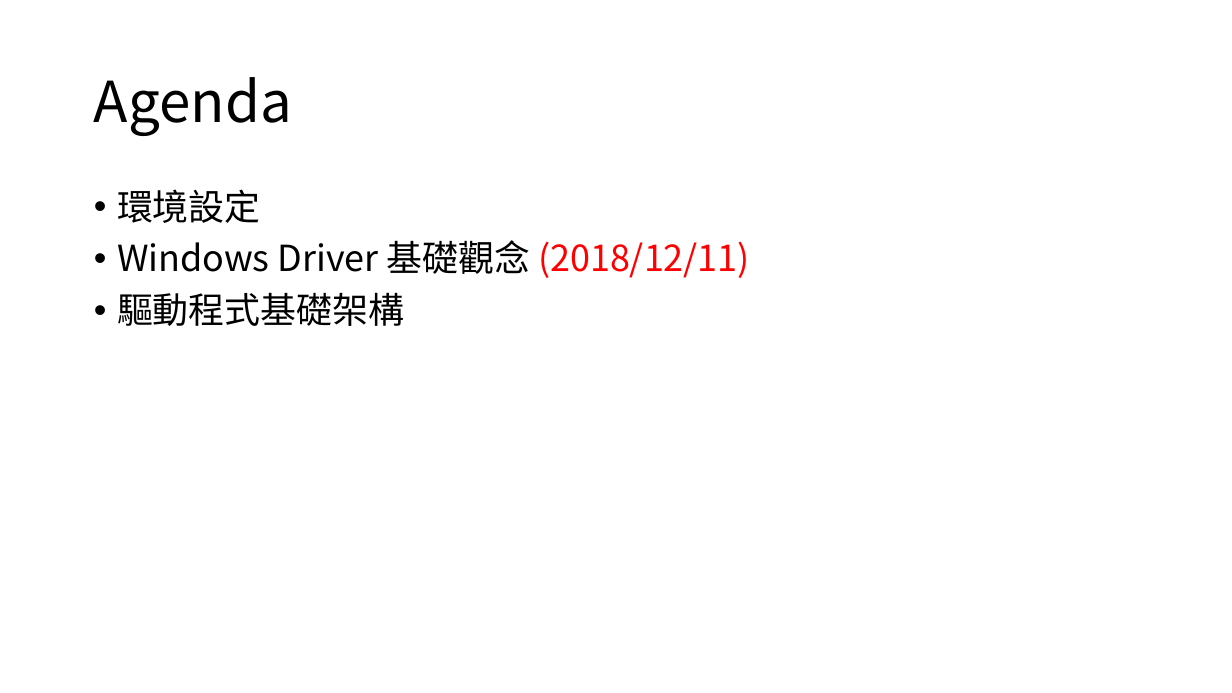
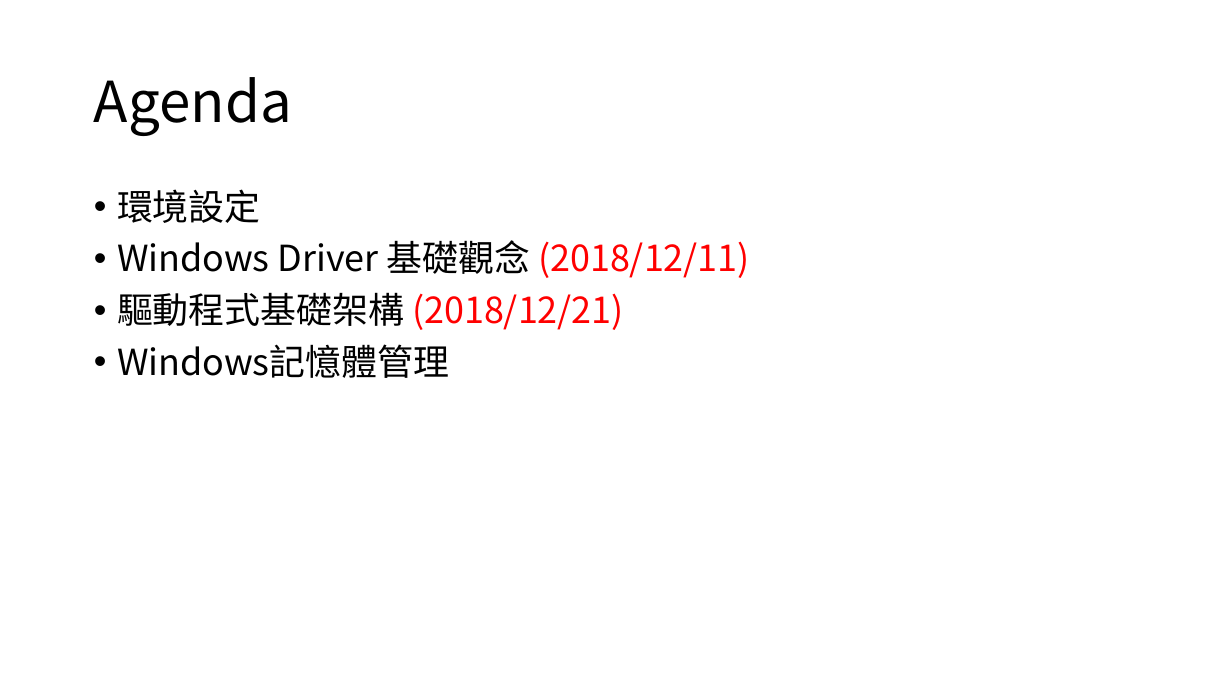
Before and after one commit to 1anhuang/Tutorial, a slide deck: slide 2 of WindowsDriver/Driver(Windows).pptx. Drawn at 1232x693 pixels with LibreOffice and Linux fonts; fonts in the diff are those of the drawing. Boxes give left, top, right and bottom in pixels: in the first picture for what was removed or moved away, otherwise in the second. Text is boxed around its words. In the diff, an @@ line names an element or a change of style, - is before the commit and + after.

```diff
--- a/WindowsDriver/Driver(Windows).pptx
+++ b/WindowsDriver/Driver(Windows).pptx
@@ text at (117, 292, 624, 378): text changed @@
-• 驅動程式基礎架構
+• 驅動程式基礎架構 (2018/12/21)
+• Windows記憶體管理
```
Also in this commit, not shown: 11 slides added.
